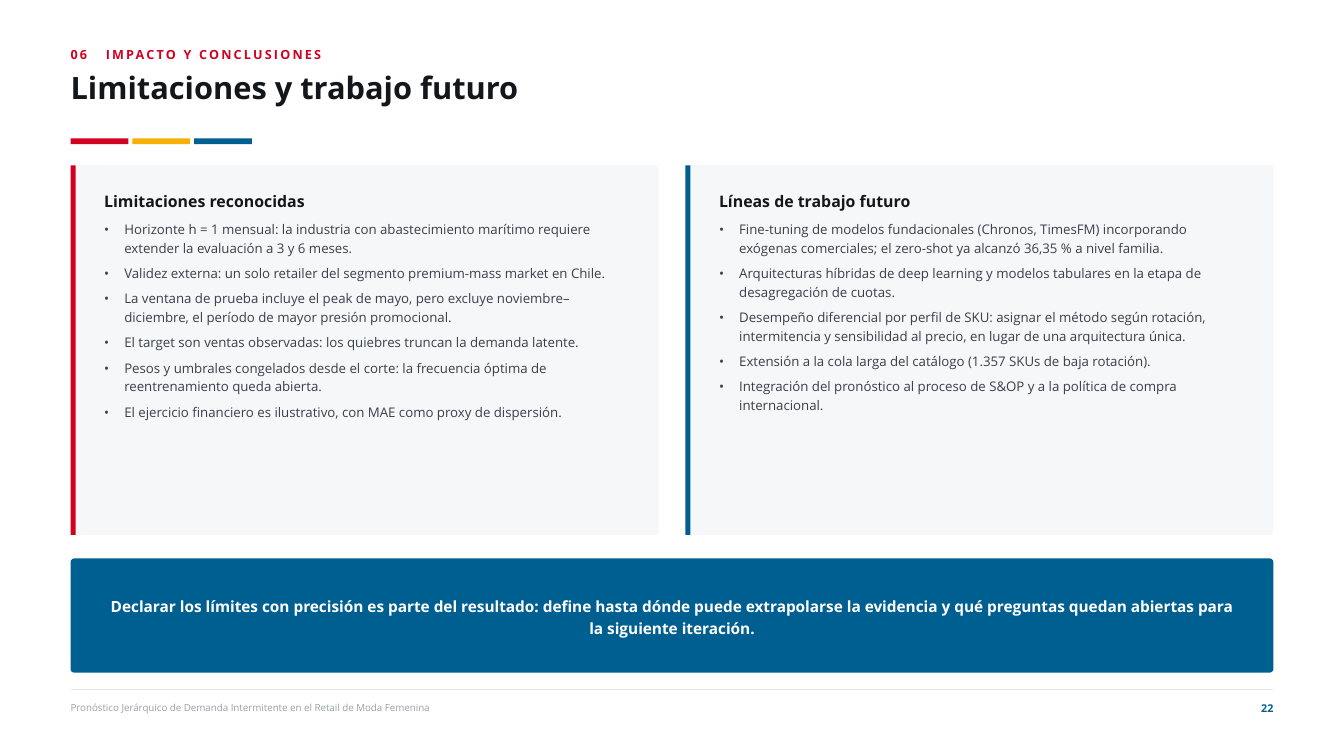
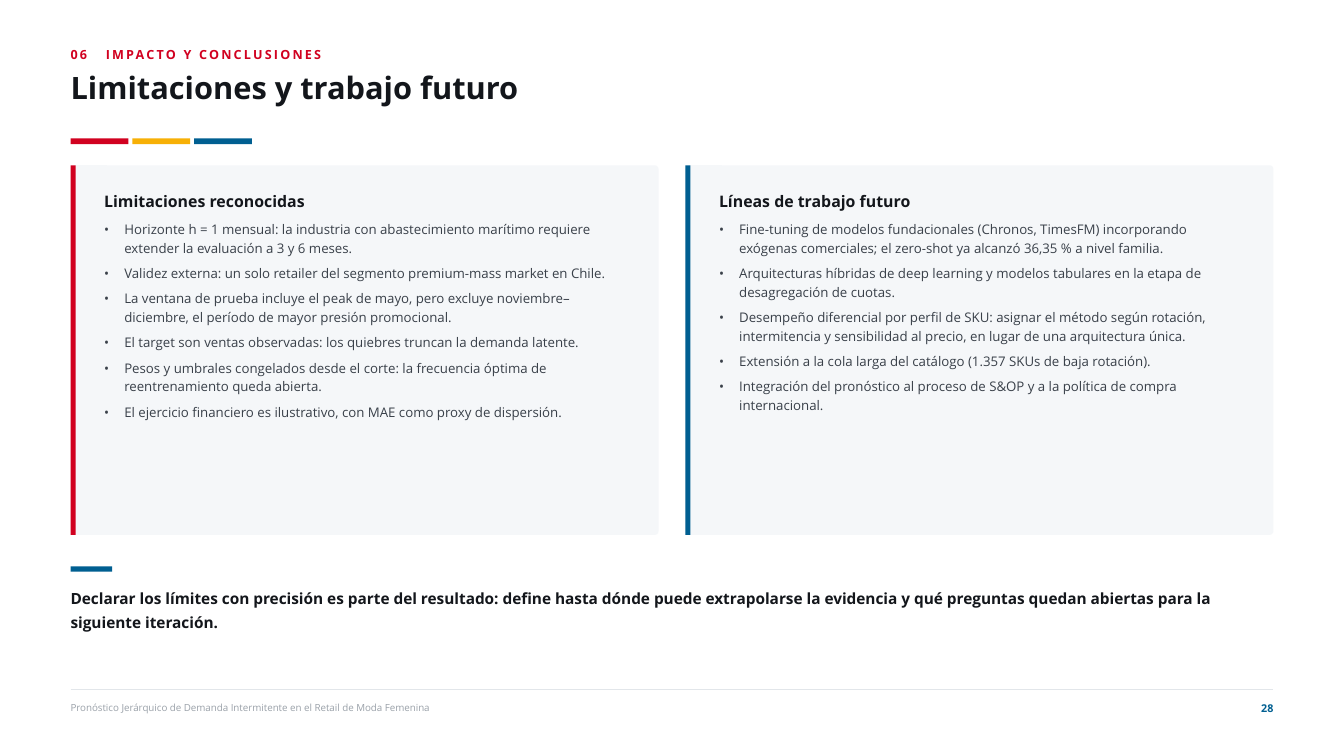
Before and after one commit to joako0o/PPT, a slide deck: slide 28 of Defensa_Tesis_Estructurada.pptx (slide 22 before the commit). Drawn at 1344x756 pixels with LibreOffice and Linux fonts; fonts in the diff are those of the drawing. Boxes give left, top, right and bottom in pixels: in the first picture for what was removed or moved away, otherwise in the second. Text is boxed around its words. In the diff, an @@ line names an element or a change of style, - is before the commit and + after.

```diff
--- a/Defensa_Tesis_Estructurada.pptx
+++ b/Defensa_Tesis_Estructurada.pptx
@@ rounded rectangle removed at (x1=71, y1=558, x2=1273, y2=673) @@
@@ rectangle added at (x1=71, y1=566, x2=112, y2=571), fill #005F91 @@
@@ text "Declarar los límites con precisión ..." moved from (x1=111, y1=600, x2=1233, y2=638) to (x1=71, y1=592, x2=1211, y2=632) @@
@@ text "Declarar los límites con precisión ..." at (x1=71, y1=592, x2=1211, y2=632): text colour #FFFFFF to #13161B; alignment centre to left; line spacing 1.18 to 1.28; vertical alignment middle to top @@
@@ text at (x1=1261, y1=704, x2=1273, y2=712): text changed @@
-22
+28
```
Also in this commit, not shown: 35 other slides changed, 6 slides added, 4 other files.
